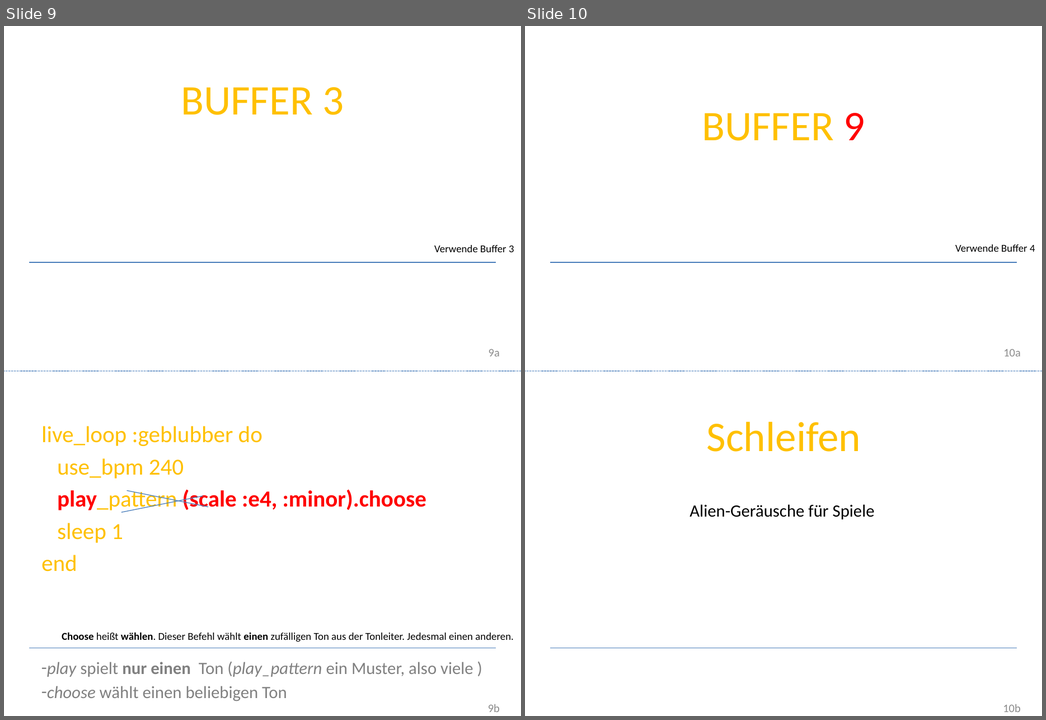
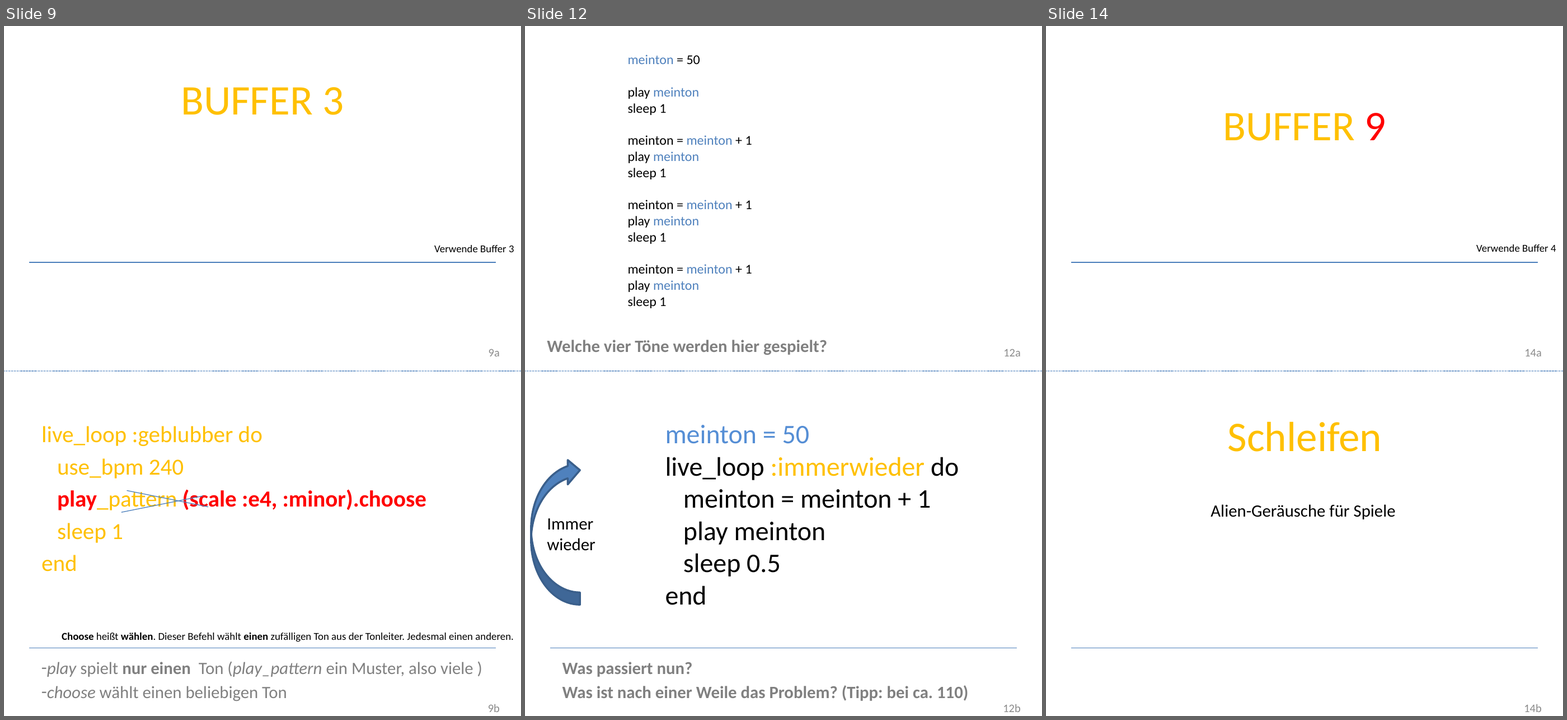
Before and after one commit to Devoxx4KidsDE/SonicPI, a slide deck: presentation/de/Sonic PI Workshop_de.pptx. Shown side by side, each under a label of ours: slides 9 and 10 before the commit, slides 9, 12 and 14 after it; the slides between them are not shown. The pictures are 1046x720 and 1567x720 pixels, drawn with LibreOffice and Linux fonts; fonts in the diff are those of the drawing; background and template pictures are left out. Boxes give left, top, right and bottom in pixels: in the first picture for what was removed or moved away, otherwise in the second. Text is boxed around its words. In the diff, an @@ line names an element or a change of style, - is before the commit and + after.

```diff
--- a/presentation/de/Sonic PI Workshop_de.pptx
+++ b/presentation/de/Sonic PI Workshop_de.pptx
@@ slide 12 added at <box>525,26,1042,716</box>, background #FFFFFF; not listed: 4 template elements that a slide beside it also shows @@
@@ text added at <box>628,55,752,308</box>, 14 pt, text #000000 @@
+meinton = 50
+play meinton
+sleep 1
+meinton = meinton + 1
+play meinton
+sleep 1
+meinton = meinton + 1
+play meinton
+sleep 1
+meinton = meinton + 1
+play meinton
+sleep 1
@@ rectangle added at <box>540,257,1027,266</box>, fill #FFFFFF @@
@@ text added at <box>547,340,827,355</box>, 18 pt, text #808080, bold @@
+Welche vier Töne werden hier gespielt?
@@ text added at <box>666,425,959,605</box>, 28 pt, text #000000 @@
+meinton = 50
+live_loop :immerwieder do
+meinton = meinton + 1
+play meinton
+sleep 0.5
+end
@@ curved left arrow added at <box>531,458,580,605</box>, fill #4F81BD, outline #3A5F8C 2 pt @@
@@ text added at <box>547,518,596,551</box>, 18 pt, text #000000 @@
+Immer
+wieder
@@ text added at <box>563,662,969,701</box>, 18 pt, text #808080, bold @@
+Was passiert nun?
+Was ist nach einer Weile das Problem? (Tipp: bei ca. 110)
@@ what was slide 10 is now slide 14 @@
@@ page number at <box>1525,349,1542,356</box>: text changed @@
-10a
+14a
@@ page number at <box>1524,704,1542,712</box>: text changed @@
-10b
+14b
```
Also in this commit, not shown: 3 other slides added, 1 other file.
